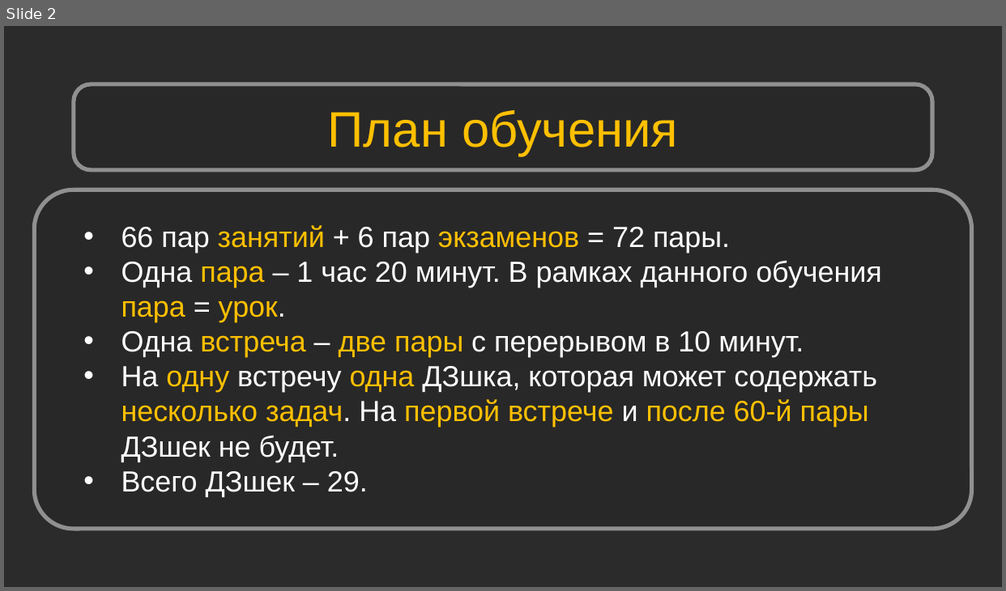
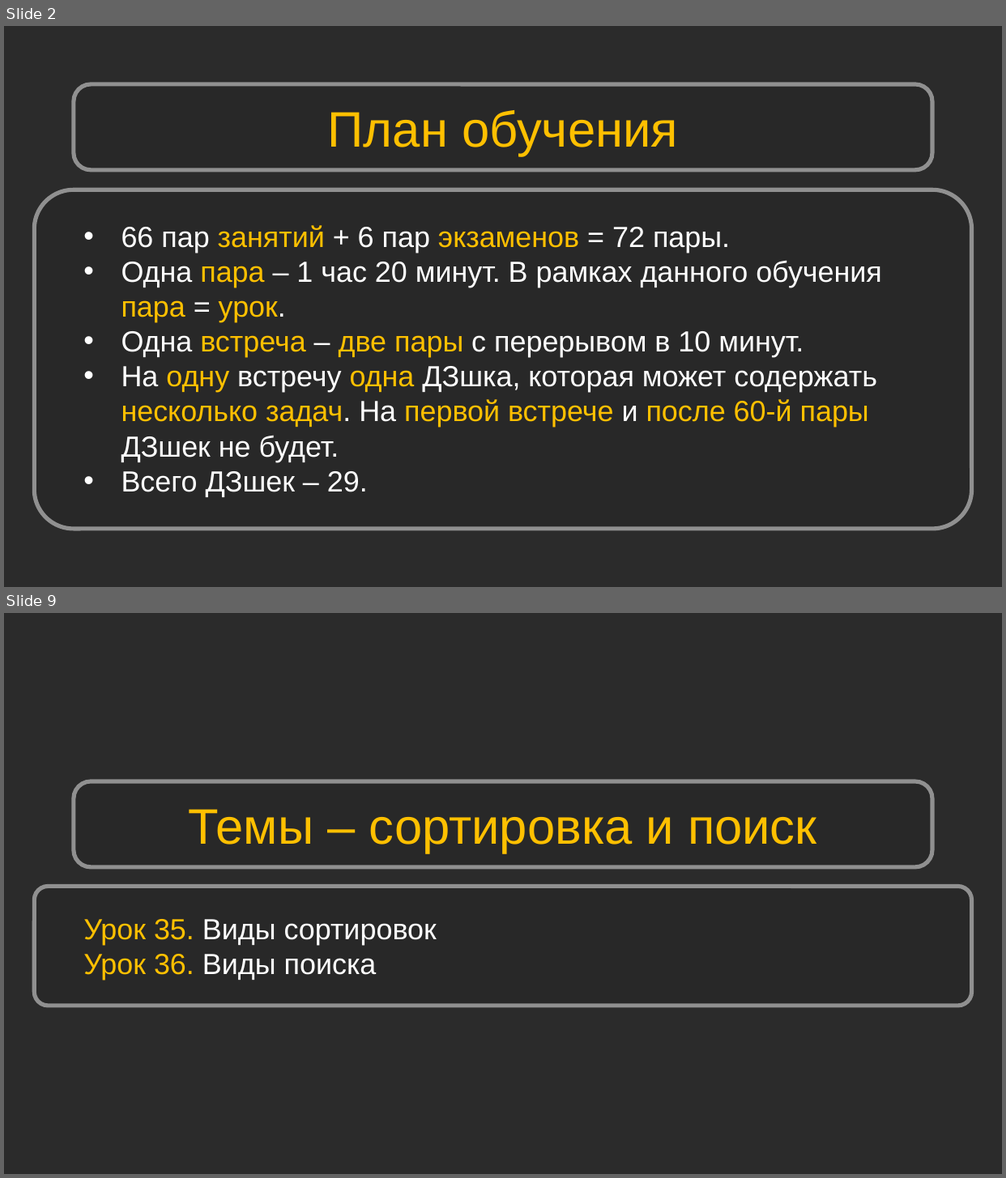
Before and after one commit to Shikonohito/Python_Bootcamp, a slide deck: Урок 01. Mystat. Microsoft Teams/Урок 1. Mystat. Microsoft Teams.pptx. Shown one above the other, each under a label of ours: slide 2 before the commit, slides 2 and 9 after it; the slides between them are not shown. The pictures are 1006x591 and 1006x1178 pixels, drawn with LibreOffice and Linux fonts; fonts in the diff are those of the drawing; background and template pictures are left out; a plain dark background stands for a picture behind light text. Boxes give left, top, right and bottom in pixels: in the first picture for what was removed or moved away, otherwise in the second. Text is boxed around its words. In the diff, an @@ line names an element or a change of style, - is before the commit and + after.

```diff
--- a/Урок 01. Mystat. Microsoft Teams/Урок 1. Mystat. Microsoft Teams.pptx
+++ b/Урок 01. Mystat. Microsoft Teams/Урок 1. Mystat. Microsoft Teams.pptx
@@ slide 9 added at [4, 613, 1002, 1174], background picture (left out) @@
@@ rounded rectangle added at [74, 781, 932, 867], fill #262626 at 50% opacity, outline #909090 4 pt @@
@@ text added at [189, 809, 817, 853], 48 pt, text #FFC000 @@
+Темы – сортировка и поиск
@@ rounded rectangle added at [34, 886, 971, 1006], fill #262626 at 50% opacity, outline #909090 4 pt @@
@@ text added at [83, 919, 437, 980], 28 pt, text #FFFFFF @@
+Урок 35. Виды сортировок
+Урок 36. Виды поиска
```
Also in this commit, not shown: 3 slides changed, 20 other slides added, 2 slides removed, 20 other files.
